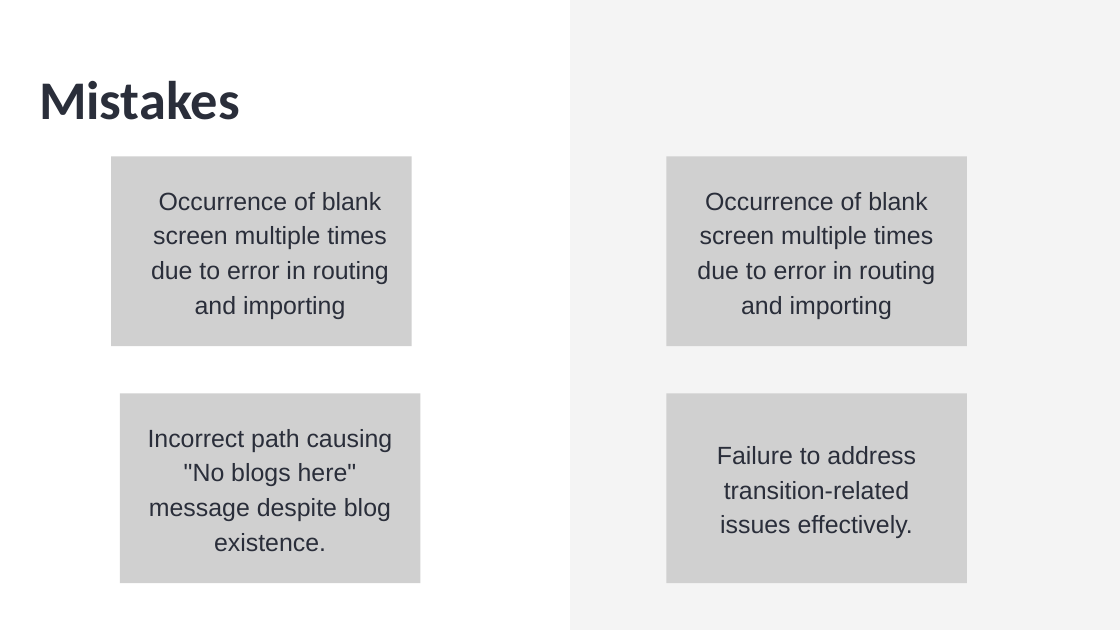
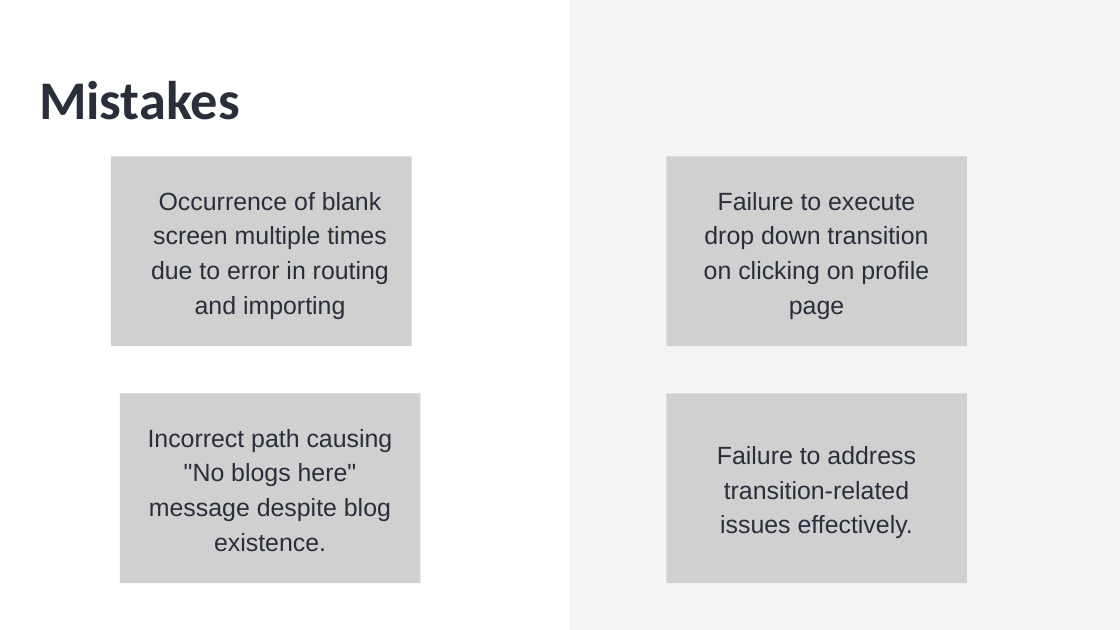
Before and after one commit to zeelghori27012004/ConnectCo, a slide deck: slide 8 of Labs/G23_ConnectCo.pptx. Drawn at 1120x630 pixels with LibreOffice and Linux fonts; fonts in the diff are those of the drawing; grey boxes stand for pictures. Boxes give left, top, right and bottom in pixels: in the first picture for what was removed or moved away, otherwise in the second. Text is boxed around its words. In the diff, an @@ line names an element or a change of style, - is before the commit and + after.

```diff
--- a/Labs/G23_ConnectCo.pptx
+++ b/Labs/G23_ConnectCo.pptx
@@ text at box(704, 192, 929, 319): text changed @@
-Occurrence of blank screen multiple times due to error in routing and importing
+Failure to execute drop down transition on clicking on profile page
```
Also in this commit, not shown: 2 other slides changed, 1 slide added, 1 slide removed, 1 other file.
